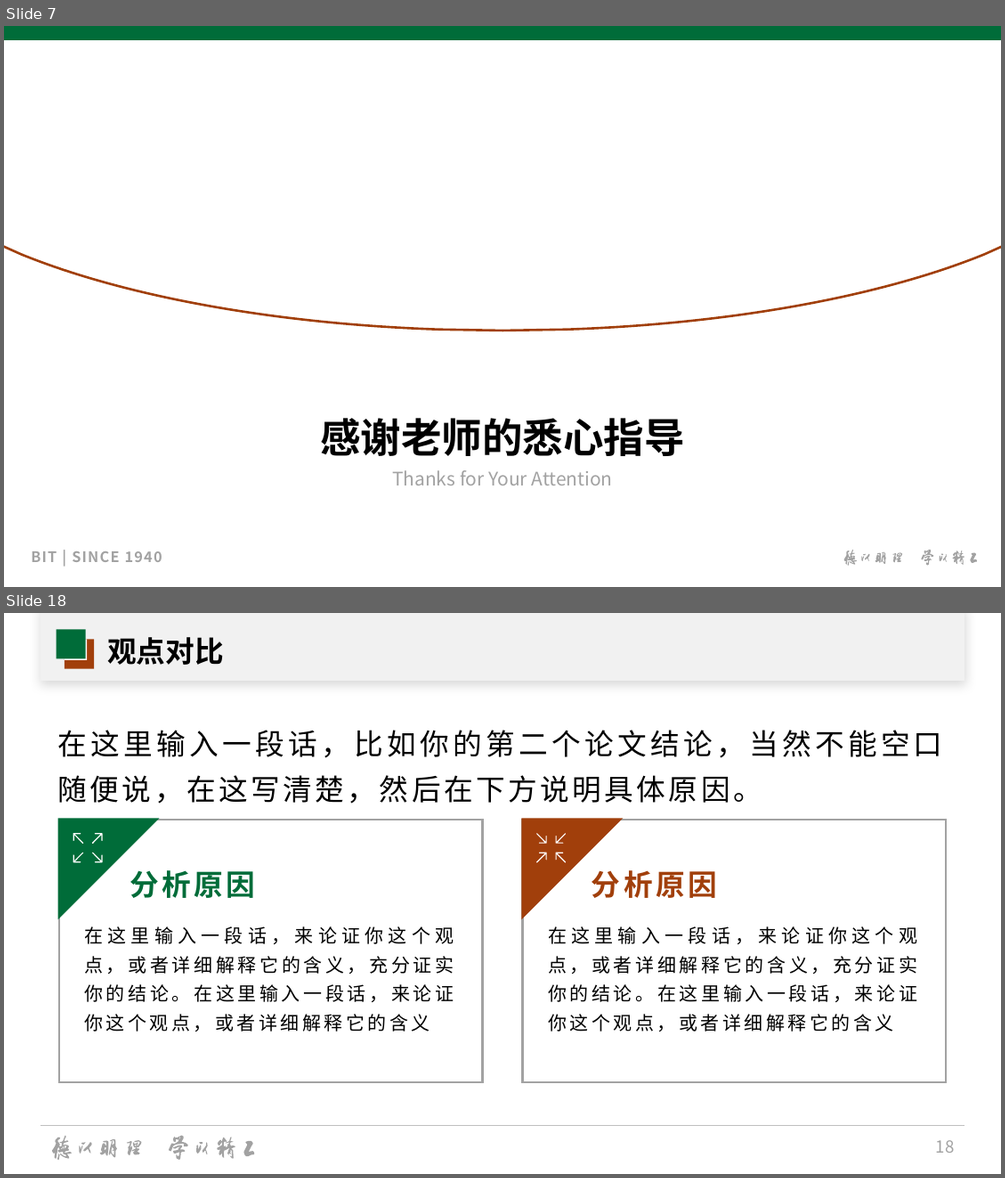
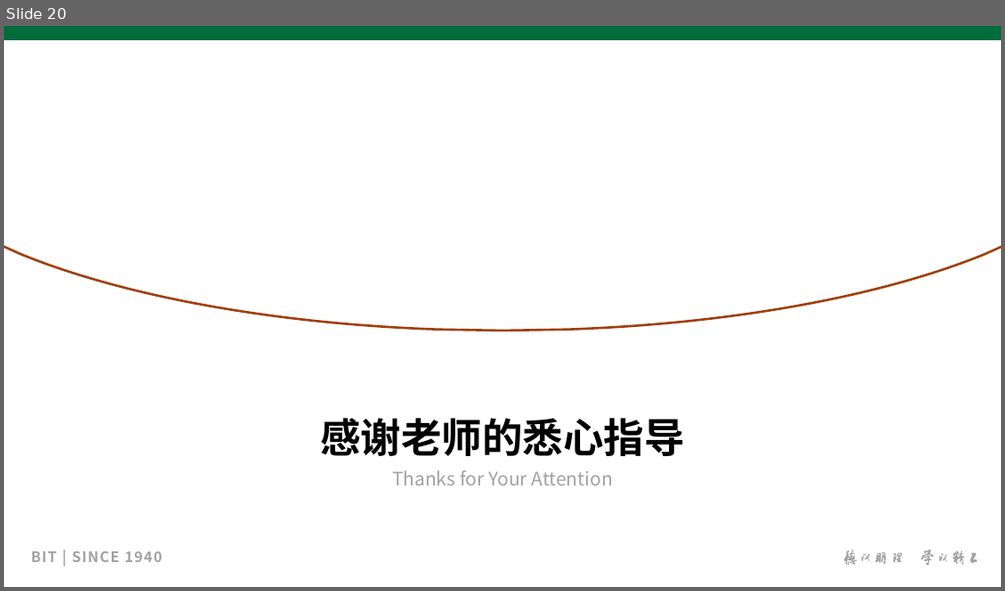
Before and after one commit to hhhjjjcc112/AsyncAlien, a slide deck: docs/graduation/论文/论文答辩/论文答辩.pptx. Shown one above the other, each under a label of ours: slides 7 and 18 before the commit, slide 20 after it; the slides between them are not shown. The pictures are 1005x1178 and 1005x591 pixels, drawn with LibreOffice and Linux fonts; fonts in the diff are those of the drawing; background and template pictures are left out. Boxes give left, top, right and bottom in pixels: in the first picture for what was removed or moved away, otherwise in the second. Text is boxed around its words. In the diff, an @@ line names an element or a change of style, - is before the commit and + after.

```diff
--- a/docs/graduation/论文/论文答辩/论文答辩.pptx
+++ b/docs/graduation/论文/论文答辩/论文答辩.pptx
@@ slide 18 removed at box(4, 613, 1001, 1174), background #FFFFFF @@
@@ rectangle removed at box(40, 613, 964, 681) @@
@@ rectangle removed at box(40, 613, 964, 681) @@
@@ rectangle removed at box(57, 629, 86, 658) @@
@@ rectangle removed at box(65, 639, 94, 668) @@
@@ rectangle removed at box(65, 639, 87, 660) @@
@@ title removed at box(107, 637, 224, 665) @@
-观点对比
@@ text removed at box(58, 730, 942, 803) @@
-在这里输入一段话，比如你的第二个论文结论，当然不能空口随便说，在这写清楚，然后在下方说明具体原因。
@@ rectangle removed at box(59, 819, 483, 1083) @@
@@ right triangle removed at box(59, 819, 156, 916) @@
@@ rectangle removed at box(523, 819, 947, 1083) @@
@@ right triangle removed at box(523, 819, 620, 916) @@
@@ group removed at box(73, 833, 103, 863): 4 freeform shapes @@
@@ group removed at box(536, 833, 566, 863): 4 freeform shapes @@
@@ text removed at box(129, 870, 255, 898) @@
-分析原因
@@ text removed at box(591, 870, 717, 898) @@
-分析原因
@@ text removed at box(84, 926, 454, 1031) @@
-在这里输入一段话，来论证你这个观点，或者详细解释它的含义，充分证实你的结论。在这里输入一段话，来论证你这个观点，或者详细解释它的含义
@@ text removed at box(548, 926, 918, 1031) @@
-在这里输入一段话，来论证你这个观点，或者详细解释它的含义，充分证实你的结论。在这里输入一段话，来论证你这个观点，或者详细解释它的含义
@@ line removed from (40, 1126) to (965, 1126) @@
@@ group removed at box(52, 1135, 255, 1159): 16 freeform shapes @@
@@ page number removed at box(936, 1140, 955, 1152) @@
-18
@@ what was slide 7 is now slide 20 @@
```
Also in this commit, not shown: 6 slides changed, 13 slides added, 57 other slides removed, 4 other files.
